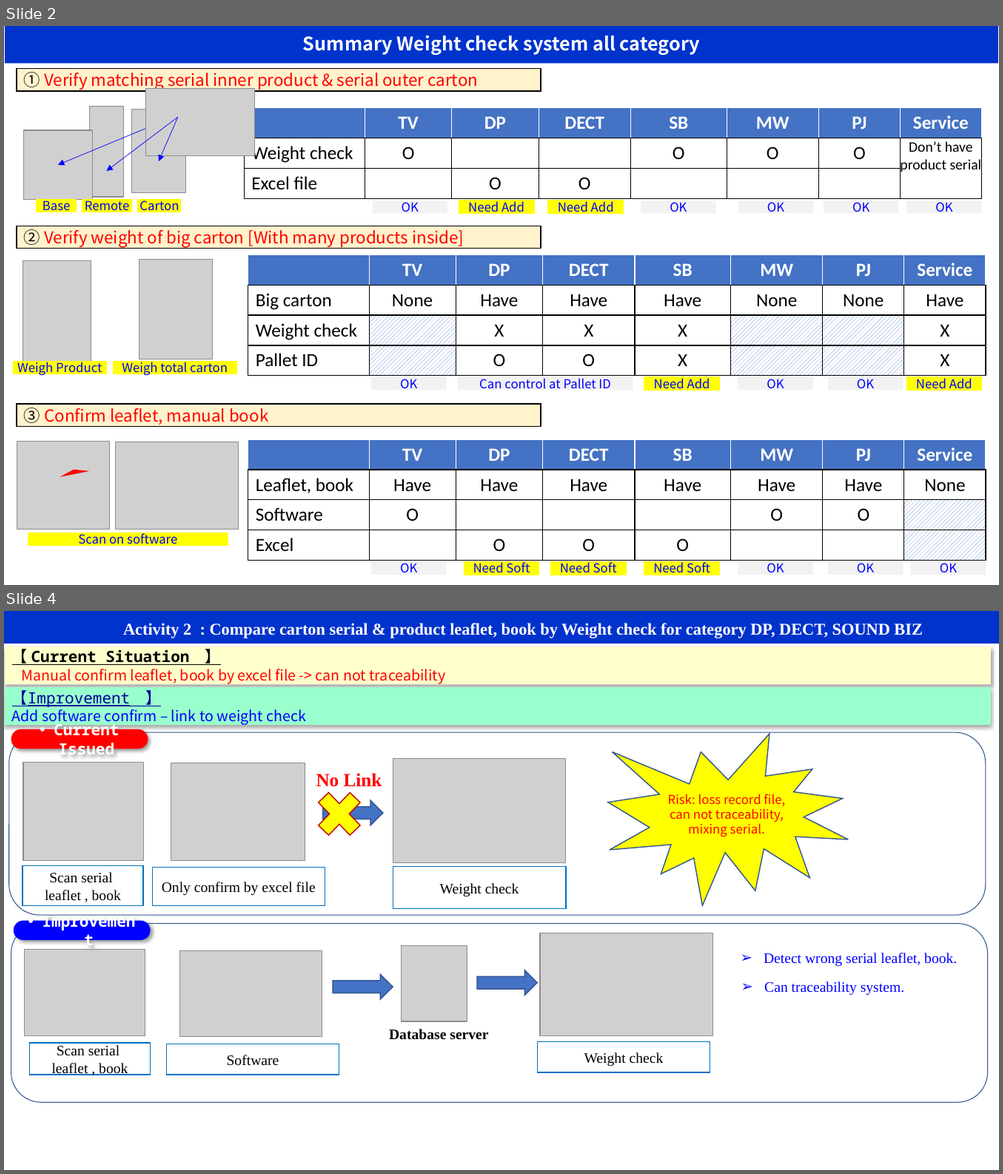
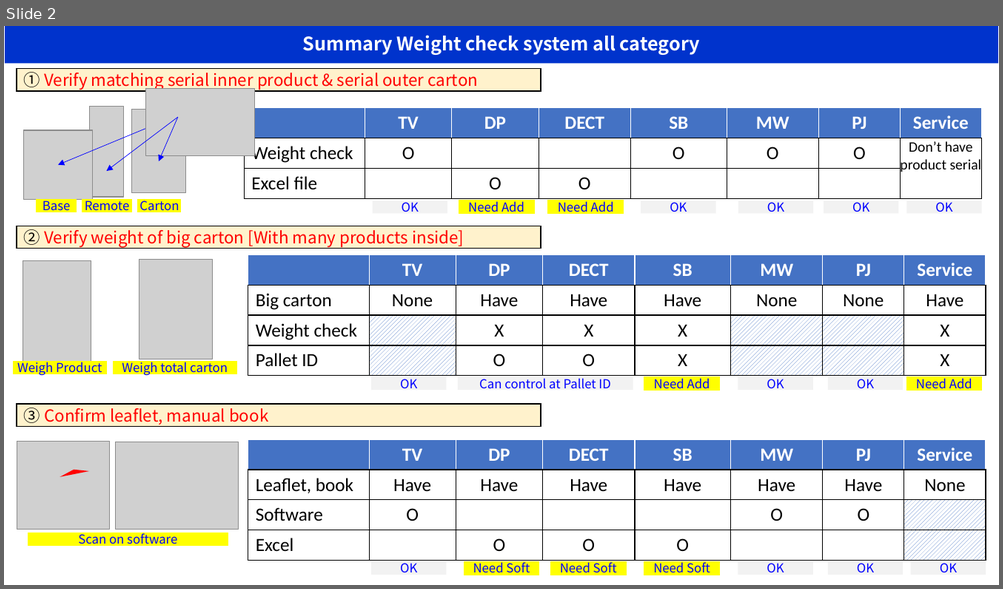
Before and after one commit to thietbicongnghevietnam/2025document, a slide deck: Summary ideas request IT (Priority).pptx. Shown one above the other, each under a label of ours: slides 2 and 4 before the commit, slide 2 after it; the slides between them are not shown. The pictures are 1003x1174 and 1003x589 pixels, drawn with LibreOffice and Linux fonts; fonts in the diff are those of the drawing; grey boxes stand for pictures. Boxes give left, top, right and bottom in pixels: in the first picture for what was removed or moved away, otherwise in the second. Text is boxed around its words. In the diff, an @@ line names an element or a change of style, - is before the commit and + after.

```diff
--- a/Summary ideas request IT (Priority).pptx
+++ b/Summary ideas request IT (Priority).pptx
@@ slide 4 removed at [4,611,999,1170], background #FFFFFF @@
@@ rectangle removed at [4,611,999,644] @@
@@ rounded rectangle removed at [76,613,974,644] @@
-Activity 2 : Compare carton serial & product leaflet, book by Weight check for category DP, DECT, SOUND BIZ
@@ rounded rectangle removed at [5,647,990,685] @@
-【 Current Situation 】
-Manual confirm leaflet, book by excel file -> can not traceability
@@ rounded rectangle removed at [5,687,990,725] @@
-【Improvement 】
-Add software confirm – link to weight check
@@ rounded rectangle removed at [9,732,986,915] @@
@@ rounded rectangle removed at [11,729,148,749] @@
-• Current Issued
@@ irregular seal removed at [608,734,848,906] @@
-Risk: loss record file, can not traceability, mixing serial.
@@ picture removed at [23,763,145,861] @@
@@ picture removed at [170,763,304,861] @@
@@ picture removed at [392,759,566,863] @@
@@ cross removed at [309,783,370,846] @@
@@ text removed at [316,773,382,787] @@
-No Link
@@ right arrow removed at [323,800,382,826] @@
@@ rectangle removed at [22,866,144,906] @@
-Scan serial leaflet , book
@@ rectangle removed at [153,868,326,906] @@
-Only confirm by excel file
@@ rectangle removed at [392,867,566,909] @@
-Weight check
@@ rounded rectangle removed at [14,920,151,940] @@
-• Improvement
@@ rounded rectangle removed at [11,923,988,1102] @@
@@ picture removed at [540,934,713,1037] @@
@@ picture removed at [25,950,146,1037] @@
@@ picture removed at [180,951,322,1037] @@
@@ picture removed at [401,946,466,1022] @@
@@ text removed at [763,953,956,967] @@
-➢ Detect wrong serial leaflet, book.
@@ right arrow removed at [333,974,392,999] @@
@@ right arrow removed at [477,971,537,996] @@
@@ text removed at [764,982,904,996] @@
-➢ Can traceability system.
@@ text removed at [389,1029,488,1040] @@
-Database server
@@ rectangle removed at [29,1043,151,1075] @@
-Scan serial leaflet , book
@@ rectangle removed at [167,1045,340,1075] @@
-Software
@@ rectangle removed at [538,1042,711,1073] @@
-Weight check
```
Also in this commit, not shown: 1 slide changed, 4 other slides removed, 1 other file.
